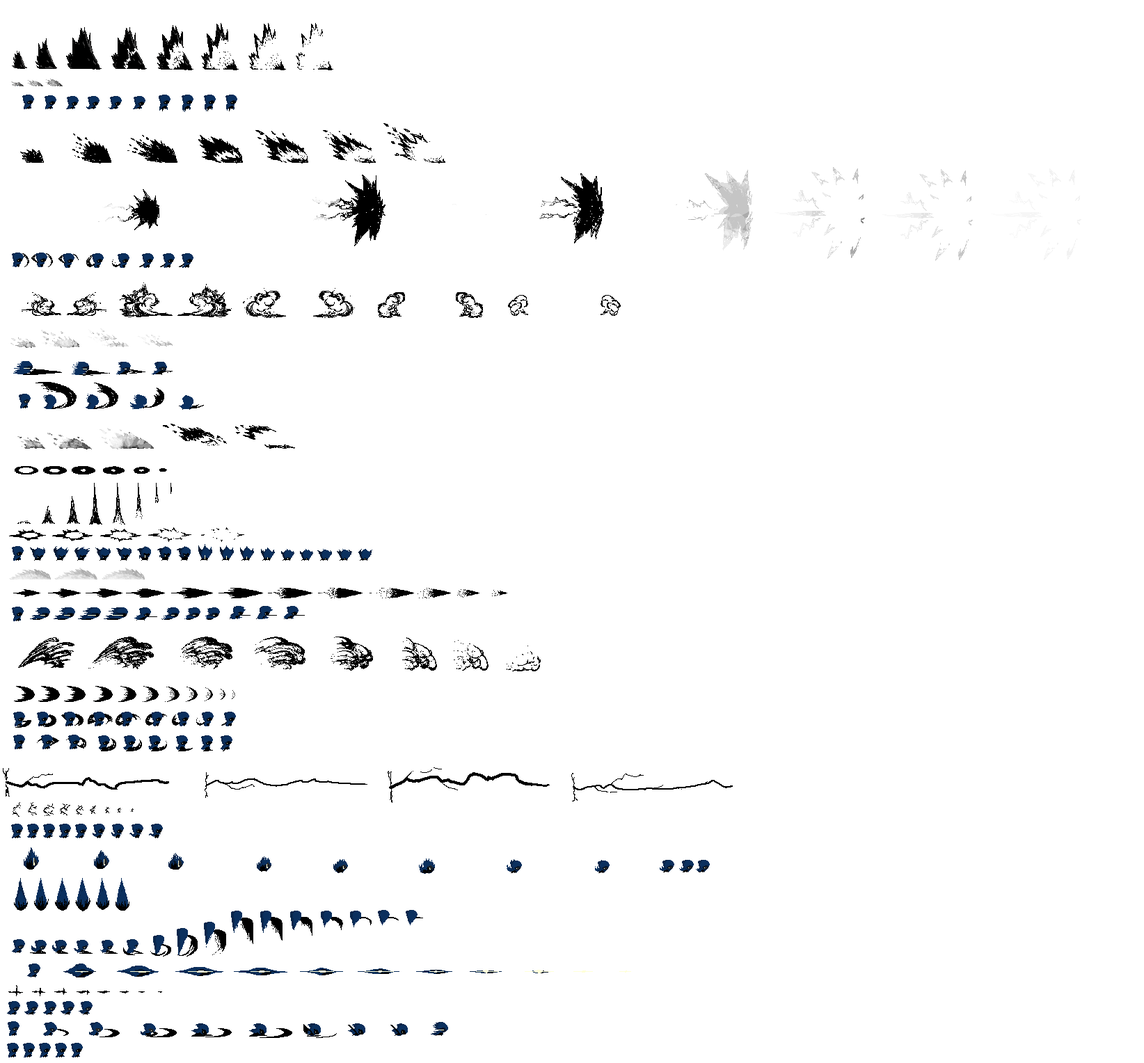
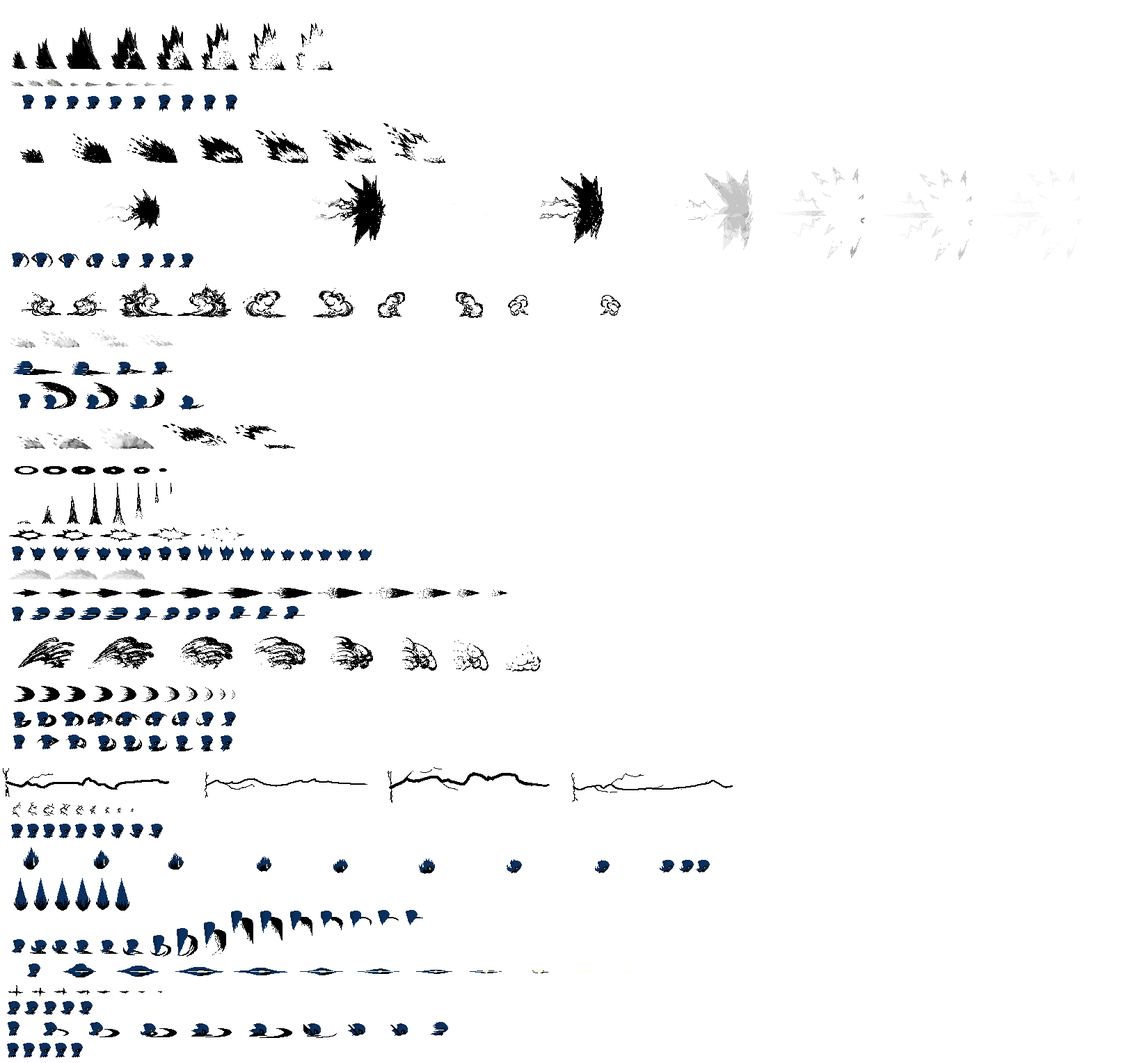
The second 1144 × 1063 image is a revision of the first. Changes to its layers:
added group "Directed Dust" with 6 layers in group "Jump" over [70, 82, 175, 87]
added layer "Layer 84 copy 2" (77%) in group "Directed Dust" over [162, 82, 175, 87]
added layer "Layer 84 copy" (89%) in group "Directed Dust" over [143, 82, 157, 87]
added layer "Layer 84" in group "Directed Dust" over [125, 82, 138, 87]
added layer "Layer 83" in group "Directed Dust" over [105, 82, 121, 87]
added layer "Layer 81" in group "Directed Dust" over [84, 82, 101, 87]
added layer "Layer 82" in group "Directed Dust" over [70, 82, 79, 87]
